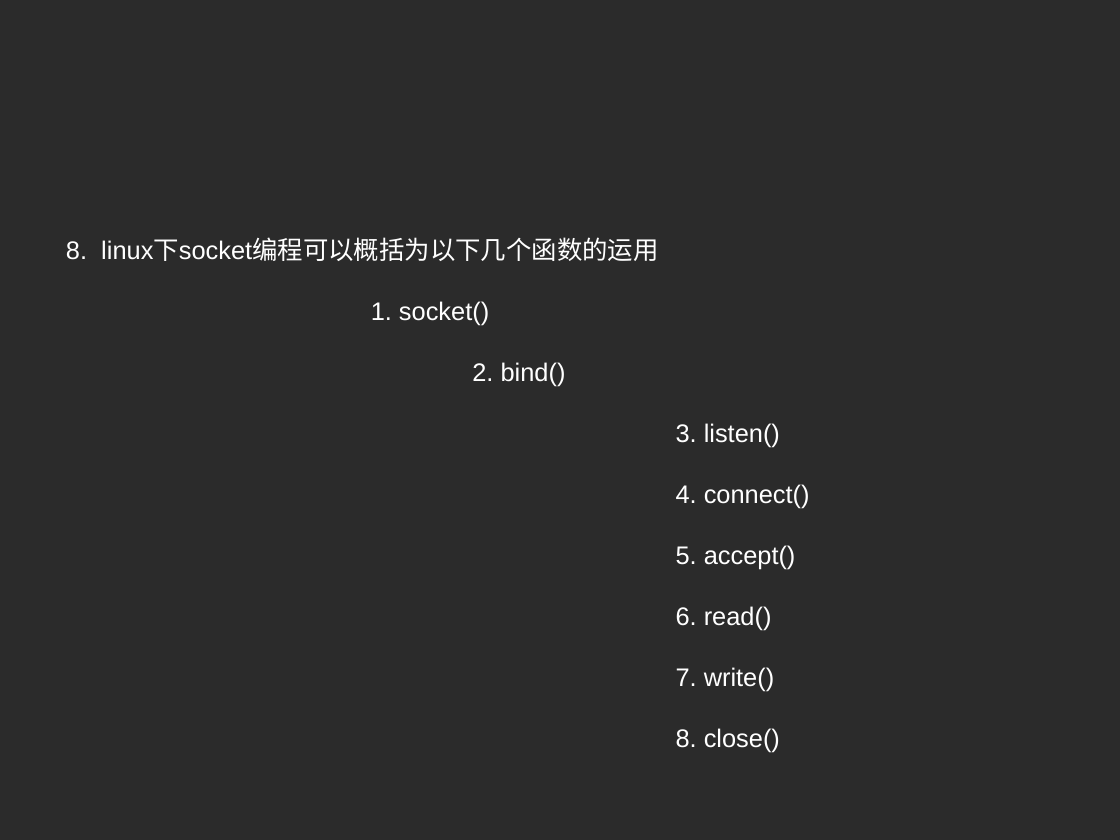
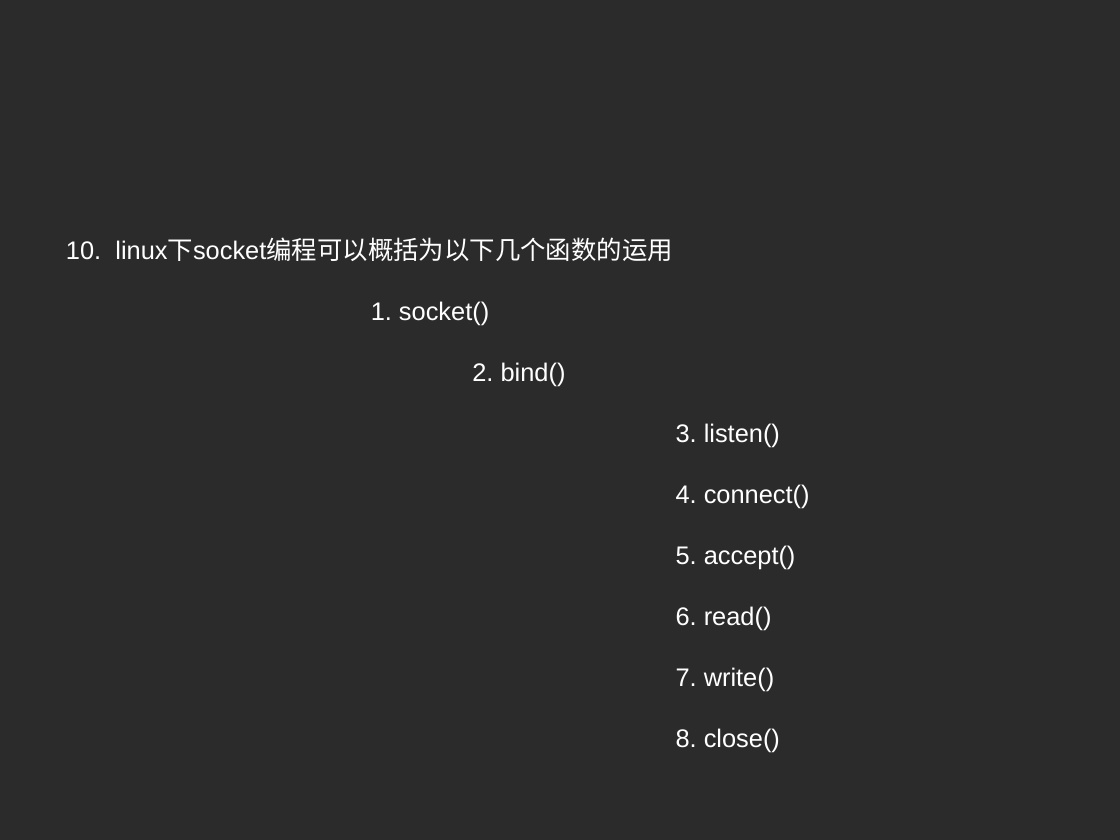
Before and after one commit to zhouhuamin/testmastergit-2018-07, a slide deck: slide 9 of c-network-programming-pptx.pptx (slide 7 before the commit). Drawn at 1120x840 pixels with LibreOffice and Linux fonts; fonts in the diff are those of the drawing; background and template pictures are left out; a plain dark background stands for a picture behind light text. Boxes give left, top, right and bottom in pixels: in the first picture for what was removed or moved away, otherwise in the second. Text is boxed around its words. In the diff, an @@ line names an element or a change of style, - is before the commit and + after.

```diff
--- a/c-network-programming-pptx.pptx
+++ b/c-network-programming-pptx.pptx
@@ text at [66, 239, 672, 261]: text changed @@
-8. linux下socket编程可以概括为以下几个函数的运用
+10. linux下socket编程可以概括为以下几个函数的运用
```
Also in this commit, not shown: 2 other slides changed, 4 slides added, 2 slides removed.
